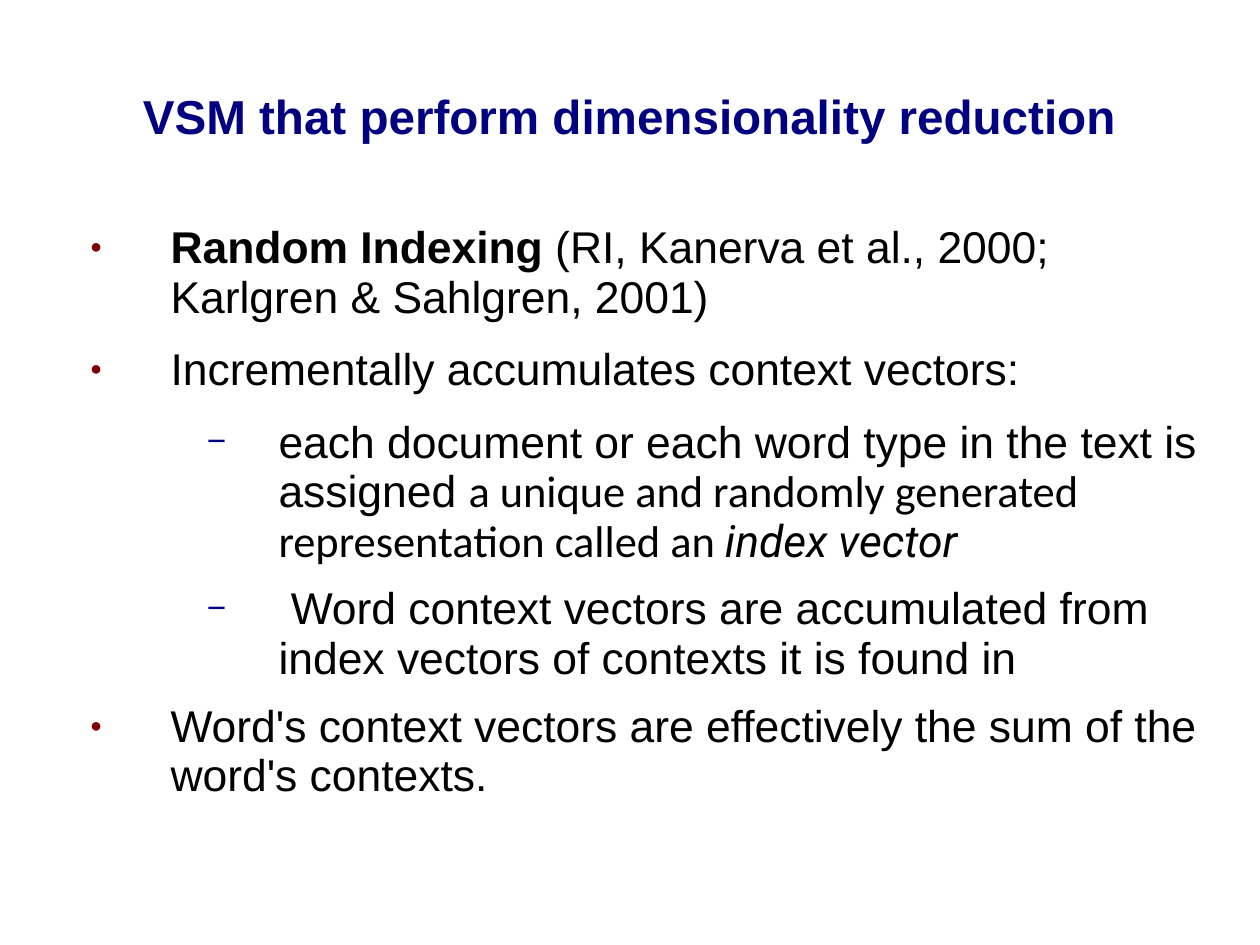
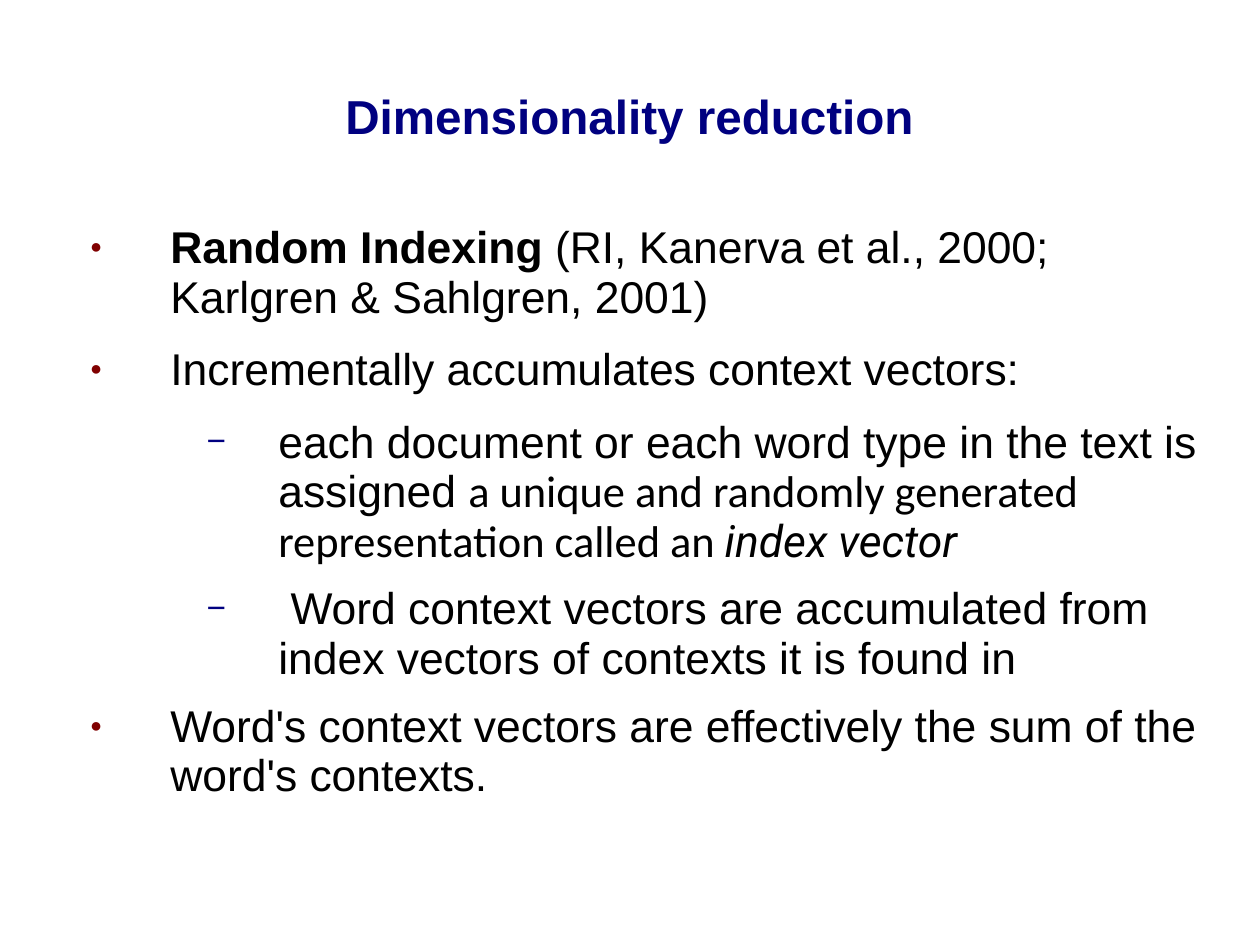
Before and after one commit to prodanovic/WSD-PDT, a slide deck: slide 11 of docs/thesis presentation.ppt (slide 12 before the commit). Drawn at 1260x945 pixels with LibreOffice and Linux fonts; fonts in the diff are those of the drawing; background and template pictures are left out. Boxes give left, top, right and bottom in pixels: in the first picture for what was removed or moved away, otherwise in the second. Text is boxed around its words. In the diff, an @@ line names an element or a change of style, - is before the commit and + after.

```diff
--- a/docs/thesis presentation.ppt
+++ b/docs/thesis presentation.ppt
@@ title at <box>345,99,914,143</box>: text changed @@
-VSM that perform dimensionality reduction
+Dimensionality reduction
```
Also in this commit, not shown: 5 other slides changed, 1 slide added, 4 slides removed.
